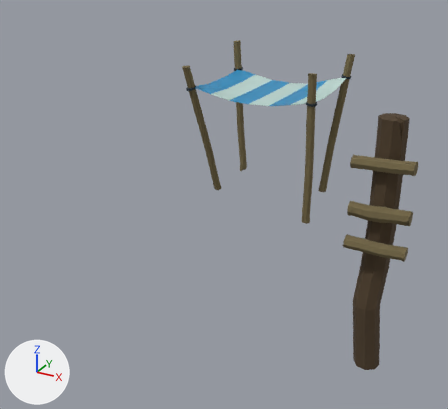
Two versions of the Blender file Assets/3D/Models/SeaProps/SeaProps_1x1x1_textured.blend, one commit apart.
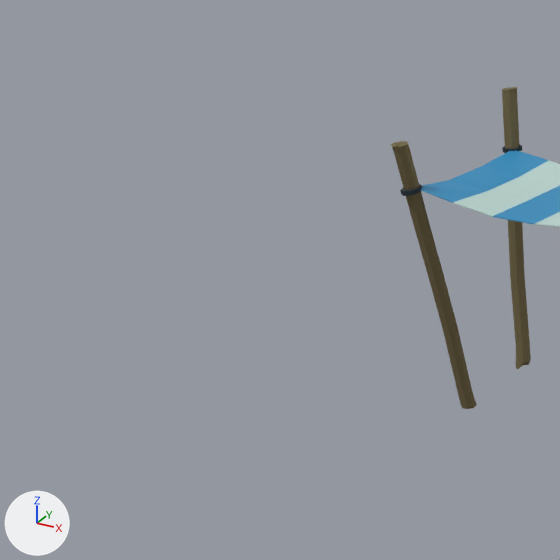
Each version is shown whole from a 50 mm camera at (1.12, -7.19, 3.41) aimed at (-2.07, -1.4, 0.51), then close up on the part from 0% to 58% of the width and 0% to 64% of the height. Every picture has the same lights, and +X, +Y and +Z are marked at lower left.

In view in the first close-up: 'Toit'.
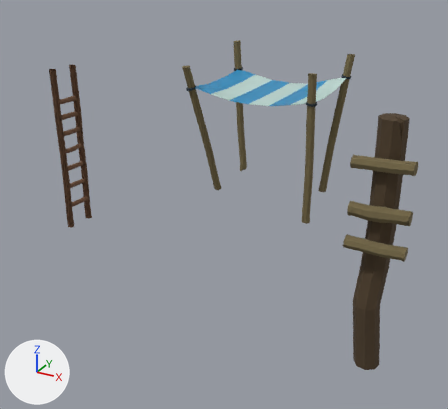
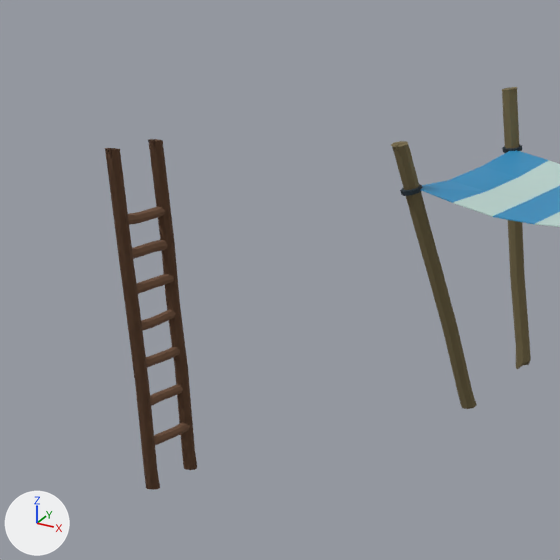
Where the change shows, as pixel boxes (x1, y1, x2, y2) in the close-ups (560 x 560 px):
'Echelle', added (brown): after (104, 139, 197, 490)

What the commit changed:
Material 'Echelle' (mat_echelle) is new.
Its base color is (0.17, 0.0859, 0.0459) (brown #73533c).
Its roughness is 1.0.
Mesh me_cylinder_017 is new.
It has 562 vertices, 538 faces and spans x -0.05..0.05, y -0.21..0.21, z -0.02..1.98.
It uses material mat_echelle (brown #73533c).
Object 'Echelle' (ob_echelle) is new; it shows me_cylinder_017.
Its location is (-3.974, -1.77, 0.017).
